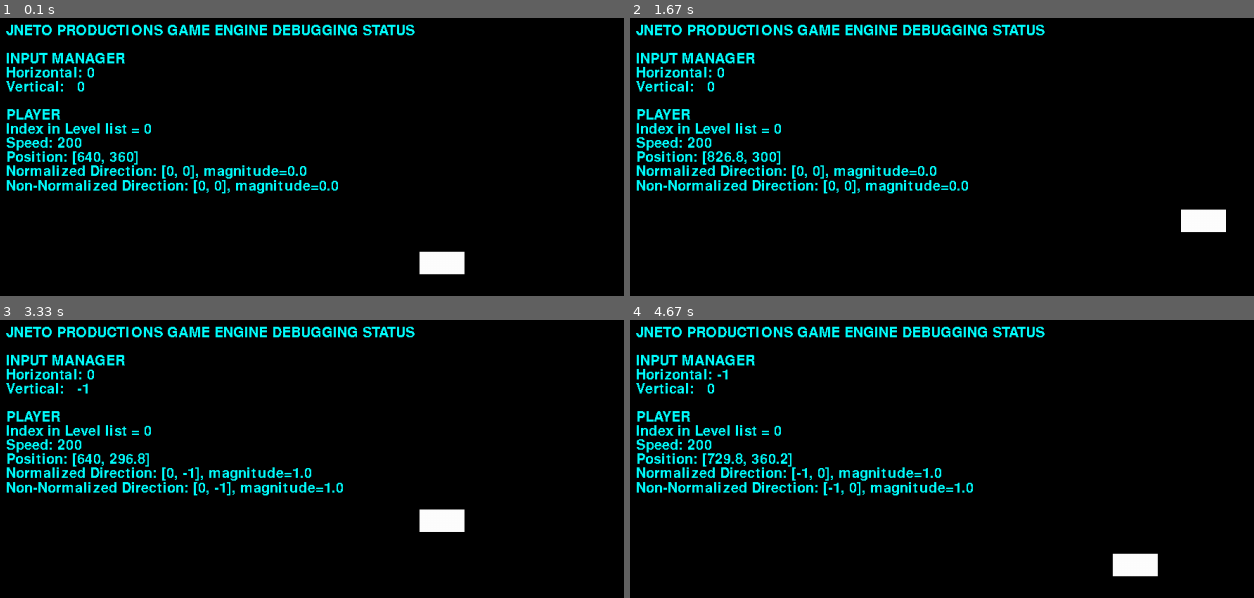
Above: before the commit, frames 1-4 (two rows, left to right).
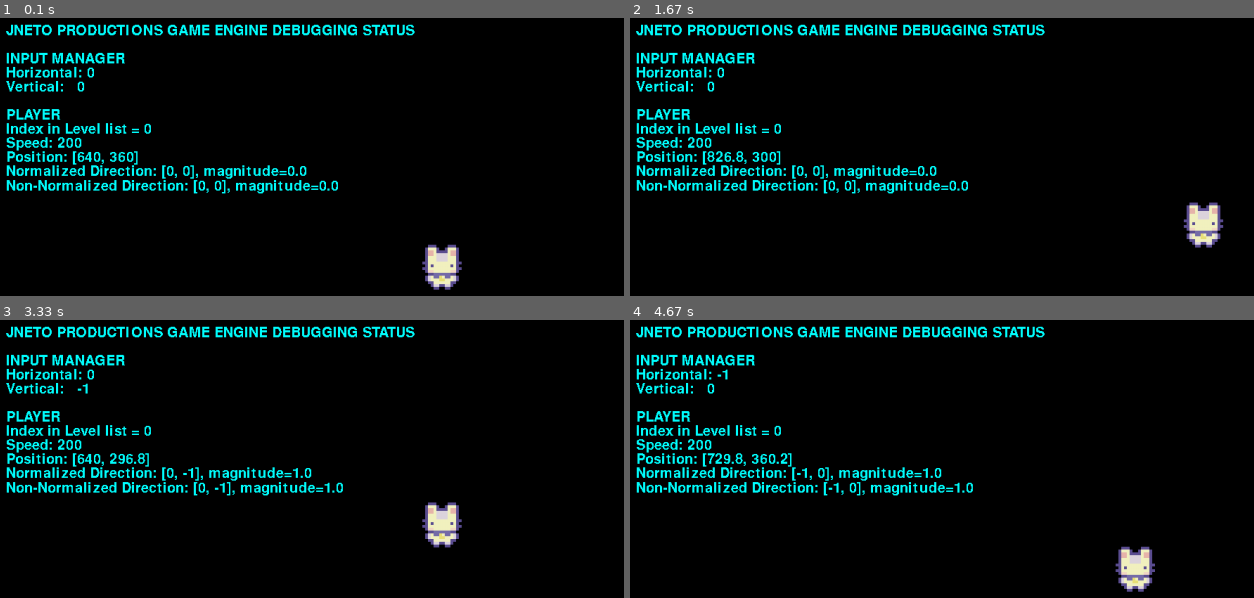
Above: after the commit, the same moments.

Repository: JNetoGH/Pygame-Shop-Game
Game: pygame game, started from game/main.py
The game is run twice, just before and just after one commit, with the same random seed, the same clock (stepped at 60 frames per second) and the same inputs.
Inputs:
- Up to frame 1 (0.1 s): no input
- Up to frame 2 (1.67 s): hold D 0.33-0.8 s; hold W 0.83-1.13 s; hold D 1.17-1.63 s
- Up to frame 3 (3.33 s): hold A 1.67-2.2 s; hold S 2.23-2.53 s; hold A 2.57-2.97 s; hold W from 3 s (still down)
- Up to frame 4 (4.67 s): release W at 3.37 s; hold D 3.4-4.03 s; hold S 4.07-4.43 s; hold A from 4.47 s (still down)

The runs differ from the first frame. In frame 1, 1.0% of the frame differs, in the area x 67-75%, y 81-98%; in frame 2, 0.9%; in frame 3, 1.0%; in frame 4, 1.0%.

Commit message:
animation system almost ready

Diff:
--- a/game/player.py
+++ b/game/player.py
@@ -11,13 +11,6 @@
     def __init__(self, position: pygame.math.Vector2, group, level):
         super().__init__(position, group, level)
 
-        # the image itself
-        self.image = pygame.Surface((64, 32))
-        self.image.fill((255, 255, 255))
-
-        # the rectangle that represent the game object: the center pos of the rect is the same of the player pos
-        self.rect = self.image.get_rect(center=self.position)
-
         # movement related
         self.non_normalized_direction: pygame.math.Vector2 = pygame.math.Vector2(0, 0)
         self.normalized_direction: pygame.math.Vector2 = pygame.math.Vector2(0, 0)
@@ -25,7 +18,19 @@
 
         # sprites
         # a dictionary that holds all sprites of this GameObject as a list for each position
-        self.animations = self.import_sprites()
+        self.animations_dictionary = self.import_sprites_as_dictionary()
+        self.animation_status = "down_idle"
+        # the current img of the list of the dictionary
+        self.frame_index = 0
+
+        # the image itself
+        self.image = self.animations_dictionary[self.animation_status][self.frame_index]
+
+        # the rectangle that represent the game object: the center pos of the rect is the same of the player pos
+        self.rect = self.image.get_rect(center=self.position)
+
+
+
 
     def start(self) -> None:
         print("oi")
@@ -50,25 +55,35 @@
     def render(self) -> None:
         pass
 
-    def import_sprites(self):
-        animations = {
+    def import_sprites_as_dictionary(self):
+        animations_dictionary = {
                         "up": [],       "down": [],       "left": [],       "right": [],
                         "up_idle": [],  "down_idle": [],  "left_idle": [],  "right_idle": [],
                         "up_hoe": [],   "down_hoe": [],   "left_hoe": [],   "right_hoe": [],
                         "up_axe": [],   "down_axe": [],   "left_axe": [],   "right_axe": [],
                         "up_water": [], "down_water": [], "left_water": [], "right_water": []
                      }
-        for animation_name in animations.keys():
-            path = "resources/graphics/character/" + animation_name
-            animations[animation_name] = self.import_folder(path)
 
-        return animations
+        # adds the images to the dictionaries lists, searching for a folder with its key name
+        for animation_folder_name in animations_dictionary.keys():
+            path = "resources/graphics/character/" + animation_folder_name
+            animations_dictionary[animation_folder_name] = self.import_folder_imgs(path)
 
-    def import_folder(self, path):
+        return animations_dictionary
+
+    # imports every image inside a folder
+    def import_folder_imgs(self, path):
         surface_list = []
 
-        for folder in walk(path):
-            print(folder)
+        print("importing ", end="")
+        for folder_name, sub_folder, img_files_list in walk(path):
+            print(f"{folder_name} => {img_files_list}:")
+            for img_name in img_files_list:
+                img_path = path + "/" + img_name
+                print(f"{img_path}")
+                img_surface = pygame.image.load(img_path).convert_alpha()
+                surface_list.append(img_surface)
+            print()
 
         return surface_list
 
